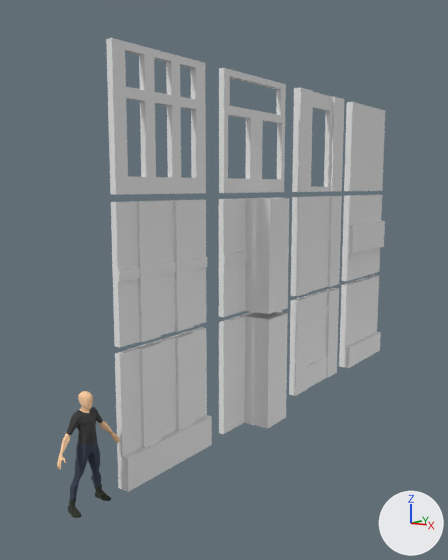
Renders of the Blender file BlenderAssets/Levels/wall_blockouts.blend from each side of a commit.
Rendered twice from a 50 mm camera at (6.07, -7.01, 4.31) aimed at (-0.64, 2.48, 2.56). Lighting does not change. The marker at lower right points along +X, +Y and +Z.
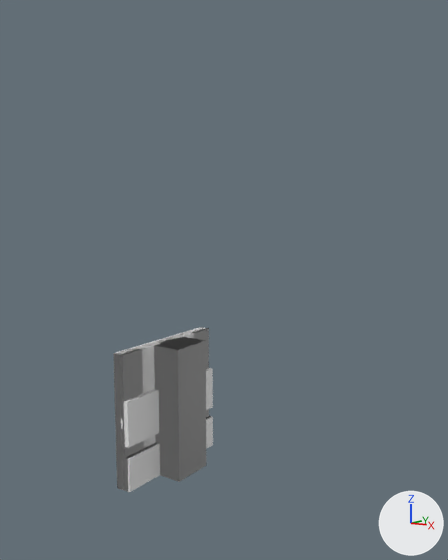
Edits to the bpy script that builds the scene:
```text
Remove ob_sm_humanref:
    ob_sm_humanref = bpy.data.objects.new('SM_HumanRef', me_mesh_003)
    ob_sm_humanref.location = (0.0, -1.6, 0.0)
    ob_sm_humanref.rotation_euler = (0.0, 0.0, 1.571)  # degrees (0, 0, 90)
    _m = ob_sm_humanref.modifiers.new('Mirror', 'MIRROR')
    _m.use_clip = True
Change ob_cube_001:
    ob_cube_001.location: (0.05, 1.0, 2.1) -> (0.05, 1.0, 0.0)
Change ob_cube_002:
    ob_cube_002.location: (0.05, 3.49, 0.0) -> (0.05, 0.99, 0.0)
Change ob_cube_003:
    ob_cube_003.location: (0.05, 3.49, 2.1) -> (0.05, 0.99, 0.0)
Change ob_cube_004:
    ob_cube_004.location: (0.05, 1.0, 4.2) -> (0.05, 1.0, 0.0)
Change ob_cube_011:
    ob_cube_011.location: (0.05, 3.5, 4.2) -> (0.05, 1.0, 0.0)
Change ob_cube_005:
    ob_cube_005.location: (0.1, 6.0, 0.0) -> (0.1, 1.0, 0.0)
Change ob_cube_006:
    ob_cube_006.location: (0.1, 6.0, 2.1) -> (0.1, 1.0, 0.0)
Change ob_cube_007:
    ob_cube_007.location: (0.1, 6.0, 4.2) -> (0.1, 1.0, 0.0)
Change ob_cube_008:
    ob_cube_008.location: (0.17, 8.5, 0.0) -> (0.17, 1.0, 0.0)
Change ob_cube_009:
    ob_cube_009.location: (0.07, 8.5, 2.1) -> (0.07, 1.0, 0.0)
Change ob_cube_010:
    ob_cube_010.location: (0.07, 8.5, 4.2) -> (0.07, 1.0, 0.0)
```

What differs and where, as boxes (x1, y1, x2, y2) in the pictures (448 x 560 px):
'Cube.001', moved
    before: (111, 200, 207, 348)
    after: (115, 327, 205, 354)
'Cube.002', moved
    before: (219, 310, 288, 434)
    after: (114, 341, 206, 490)
'Cube.003', moved
    before: (219, 197, 289, 317)
    after: (114, 328, 206, 490)
'Cube.004', moved (not visible afterwards)
    before: (106, 38, 206, 195)
'Cube.007', moved
    before: (292, 87, 344, 192)
    after: (123, 329, 209, 490)
'Cube.009', moved
    before: (342, 195, 385, 281)
    after: (114, 355, 213, 488)
'Cube.006', moved
    before: (291, 196, 342, 296)
    after: (120, 347, 146, 445)
'Cube.008', moved
    before: (339, 275, 381, 368)
    after: (114, 327, 213, 492)
'Cube.011', moved (not visible afterwards)
    before: (219, 68, 286, 193)
'Cube.005', moved
    before: (289, 288, 339, 396)
    after: (120, 328, 209, 458)
'Cube.010', moved
    before: (344, 102, 385, 191)
    after: (115, 372, 123, 454)
'SM_HumanRef', deleted
    before: (57, 391, 120, 518)
'Cube', unchanged, covered by the edit
    before: (115, 327, 212, 492)
    after: (123, 329, 211, 491)
